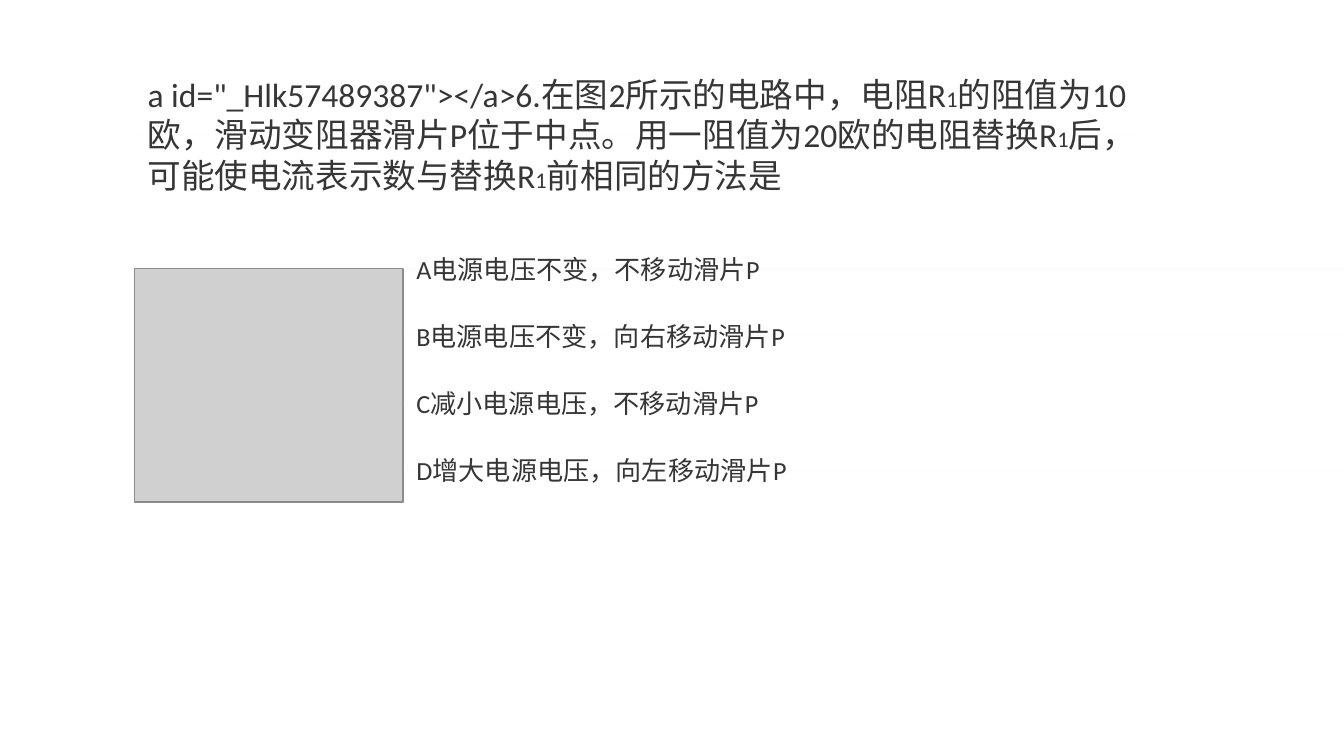
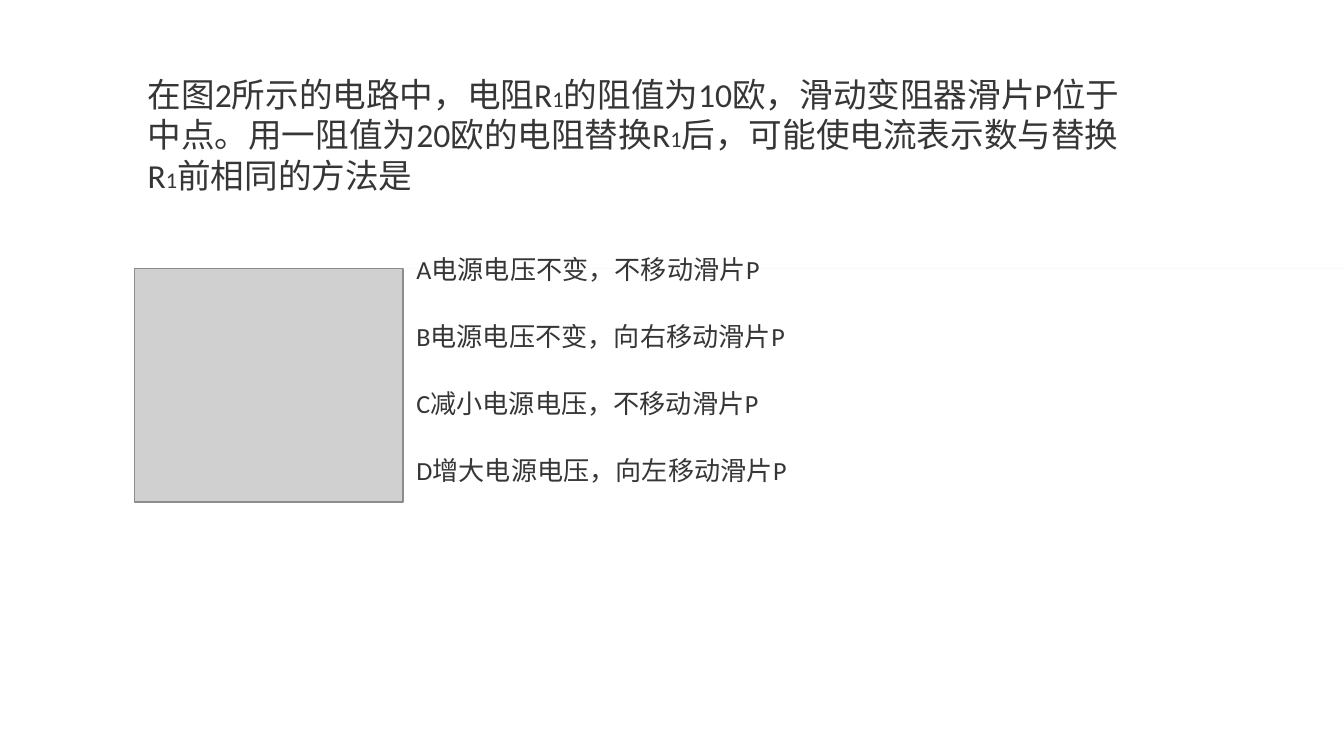
Before and after one commit to momoko8443/mang_project, a slide deck: slide 6 of question.pptx. Drawn at 1344x756 pixels with LibreOffice and Linux fonts; fonts in the diff are those of the drawing; grey boxes stand for pictures. Boxes give left, top, right and bottom in pixels: in the first picture for what was removed or moved away, otherwise in the second. Text is boxed around its words. In the diff, an @@ line names an element or a change of style, - is before the commit and + after.

```diff
--- a/question.pptx
+++ b/question.pptx
@@ text in rectangle at (148, 78, 1119, 151): text changed @@
-a id="_Hlk57489387"></a>6.在图2所示的电路中，电阻R1的阻值为10欧，滑动变阻器滑片P位于中点。用一阻值为20欧的电阻替换R1后，可能使电流表示数与替换R1前相同的方法是
+在图2所示的电路中，电阻R1的阻值为10欧，滑动变阻器滑片P位于中点。用一阻值为20欧的电阻替换R1后，可能使电流表示数与替换R1前相同的方法是
```
Also in this commit, not shown: 2 other files.
